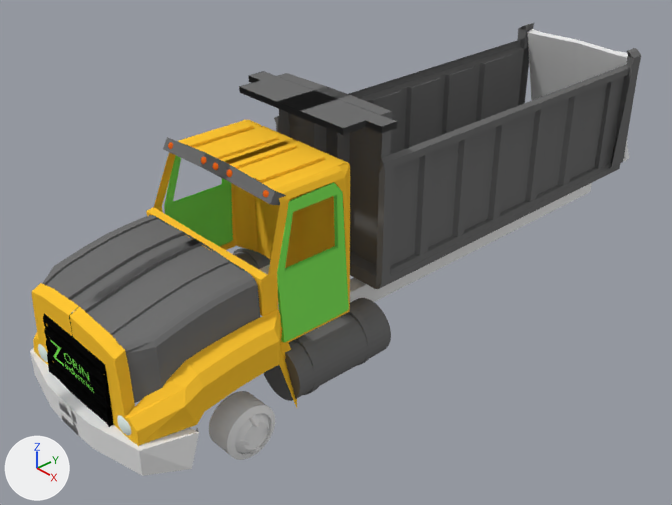
The Blender file Models/Vehicles/Land/CaterpillarCT660/CaterpillarCT660.blend: old version first, new version second.
One viewpoint serves both versions: a 50 mm lens placed at (14.33, -14.54, 9.9), pointed at (-0.35, -1.02, -1.24). Arrows for +X, +Y and +Z are at lower left; the lights stay in place.

Script lines for the objects in view, before the commit:
```python
me_cube = bpy.data.meshes.new('Cube')
me_cube.from_pydata(...)  # 128 vertices, 126 faces; spans x -1.0..1.0, y -1.79..1.0, z -1.0..1.0
me_cube.materials.append(mat_catblack)  # black #080808
me_cube_001 = bpy.data.meshes.new('Cube.001')
me_cube_001.from_pydata(...)  # 88 vertices, 80 faces; spans x -1.0..1.0, y -1.0..1.0, z -1.0..1.0
me_cylinder_002 = bpy.data.meshes.new('Cylinder.002')
me_cylinder_002.from_pydata(...)  # 280 vertices, 250 faces; spans x -1.0..1.0, y -1.0..1.0, z -1.0..5.58
me_cylinder_002.materials.append(mat_bumpergray)  # white #e7e7e7
ob_chassis = bpy.data.objects.new('chassis', me_cube_001)
ob_chassis.parent = ob_caterpillarct660
ob_chassis.matrix_parent_inverse = Matrix(((1.0, 0.0, 0.0, 0.0), (0.0, 1.0, 0.0, -2.009), (0.0, 0.0, 1.0, 0.0), (0.0, 0.0, 0.0, 1.0)))
ob_chassis.location = (0.022, 0.849, -1.608)
ob_chassis.scale = (1.13, 6.91, 0.295)
ob_radiator = bpy.data.objects.new('radiator', me_cube)
ob_radiator.parent = ob_caterpillarct660
ob_radiator.matrix_parent_inverse = Matrix(((1.0, 0.0, 0.0, 0.0), (0.0, 1.0, 0.0, -2.009), (0.0, 0.0, 1.0, 0.0), (0.0, 0.0, 0.0, 1.0)))
ob_radiator.location = (0.0187, -8.089, -0.943)
ob_radiator.scale = (1.18, 0.132, 0.944)
ob_rim = bpy.data.objects.new('rim', me_cylinder_002)
ob_rim.parent = ob_caterpillarct660
ob_rim.matrix_parent_inverse = Matrix(((1.0, 0.0, 0.0, 0.0), (0.0, 1.0, 0.0, -2.009), (0.0, 0.0, 1.0, 0.0), (0.0, 0.0, 0.0, 1.0)))
ob_rim.location = (2.013, -5.935, -2.325)
ob_rim.rotation_euler = (0.0, 1.571, 0.0)  # degrees (0, 90, 0)
ob_rim.scale = (0.609, 0.609, 0.128)
# also in view: 'rightDoor' at (-1.94, -3.81, 0.63); 'DieselTank' at (1.8, -3.27, -1.88); 'headLights' at (-0.01, -4.5, 2.18); 'leftDoor' at (1.97, -3.81, 0.57); 'Cab' at (0.0, -5.33, -0.04)
```
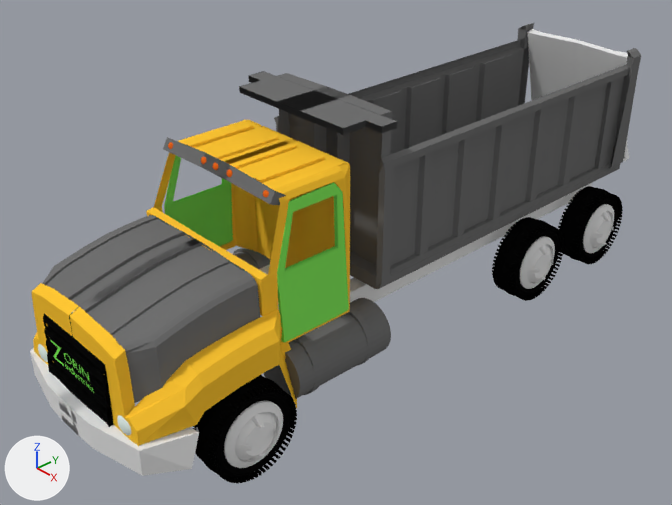
What differs and where, as boxes [x1, y1, x2, y2] in the pictures (672 x 505 px):
```json
{"object": "Torus", "change": "added", "after": [193, 375, 297, 483], "on screen": "black"}
{"object": "rim", "change": "rescaled", "before": [209, 391, 275, 460], "after": [224, 400, 283, 468]}
{"object": "Torus.001", "change": "added", "after": [492, 217, 564, 301], "on screen": "black"}
{"object": "Torus.002", "change": "added", "after": [558, 186, 623, 264], "on screen": "black"}
{"object": "rim.001", "change": "added", "after": [520, 236, 555, 289]}
{"object": "rim.002", "change": "added", "after": [583, 204, 614, 253]}
```

Scene script edits in JSON lines:
```json
{"op": "add", "block": "me_torus", "code": ["me_torus = bpy.data.meshes.new('Torus')", "me_torus.from_pydata(...)  # 2844 vertices, 2718 faces; spans x -1.25..1.25, y -1.25..1.25, z -0.27..0.25", "me_torus.materials.append(mat_catblack)  # black #080808"]}
{"op": "set", "path": "ob_rim.scale", "old": "(0.609, 0.609, 0.128)", "new": "(0.735, 0.735, 0.155)"}
{"op": "add", "block": "ob_torus", "code": ["ob_torus = bpy.data.objects.new('Torus', me_torus)", "ob_torus.parent = ob_rim", "ob_torus.location = (-0.0175, -0.00031, 1.608)", "ob_torus.scale = (-1.17, -1.17, -9.67)"]}
{"op": "add", "block": "ob_torus_001", "code": ["ob_torus_001 = bpy.data.objects.new('Torus.001', me_torus.copy())", "ob_torus_001.parent = ob_rim_001", "ob_torus_001.location = (-0.0175, -0.00031, 1.608)", "ob_torus_001.scale = (-1.17, -1.17, -9.67)"]}
{"op": "add", "block": "ob_rim_001", "code": ["ob_rim_001 = bpy.data.objects.new('rim.001', me_cylinder_002.copy())  # the mesh of ob_rim", "ob_rim_001.parent = ob_caterpillarct660", "ob_rim_001.matrix_parent_inverse = Matrix(((1.0, 0.0, 0.0, 0.0), (0.0, 1.0, 0.0, -2.009), (0.0, 0.0, 1.0, 0.0), (0.0, 0.0, 0.0, 1.0)))", "ob_rim_001.location = (1.649, 3.825, -2.325)", "ob_rim_001.rotation_euler = (0.0, 1.571, 0.0)  # degrees (0, 90, 0)", "ob_rim_001.scale = (0.735, 0.735, 0.155)"]}
{"op": "add", "block": "ob_torus_002", "code": ["ob_torus_002 = bpy.data.objects.new('Torus.002', me_torus.copy())", "ob_torus_002.parent = ob_rim_002", "ob_torus_002.location = (-0.0175, -0.00031, 1.608)", "ob_torus_002.scale = (-1.17, -1.17, -9.67)"]}
{"op": "add", "block": "ob_rim_002", "code": ["ob_rim_002 = bpy.data.objects.new('rim.002', me_cylinder_002.copy())  # the mesh of ob_rim", "ob_rim_002.parent = ob_caterpillarct660", "ob_rim_002.matrix_parent_inverse = Matrix(((1.0, 0.0, 0.0, 0.0), (0.0, 1.0, 0.0, -2.009), (0.0, 0.0, 1.0, 0.0), (0.0, 0.0, 0.0, 1.0)))", "ob_rim_002.location = (1.649, 6.668, -2.325)", "ob_rim_002.rotation_euler = (0.0, 1.571, 0.0)  # degrees (0, 90, 0)", "ob_rim_002.scale = (0.735, 0.735, 0.155)"]}
```
